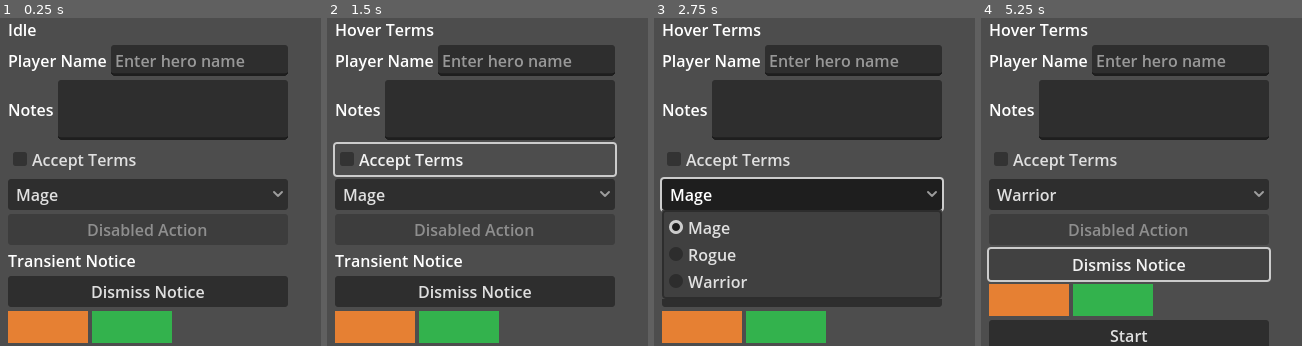
Above: before the commit, frames 1-4 (left to right).
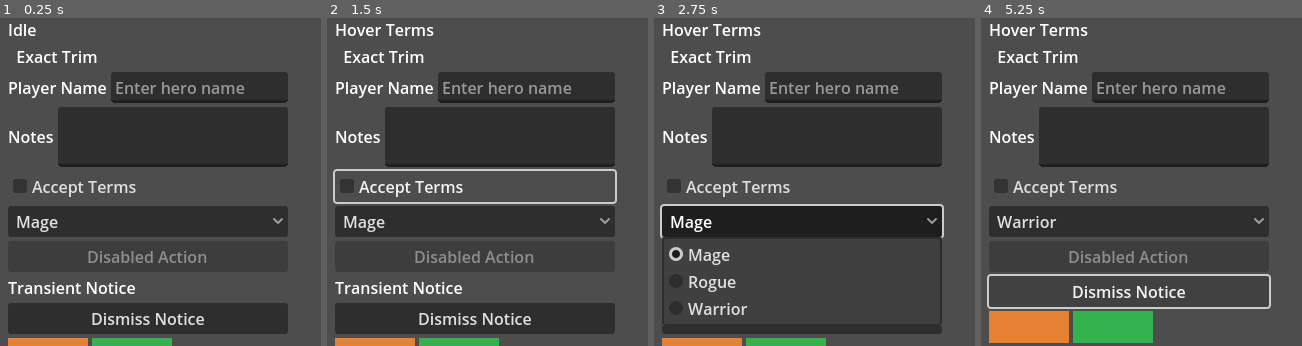
Above: after the commit, the same moments.

Repository: mewhhaha/godoteer
Game: Godot game, scene res://scenes/sample_app.tscn
The game is run twice, just before and just after one commit, with the same random seed, the same clock (stepped at 60 frames per second) and the same inputs.
Inputs:
- Up to frame 1 (0.25 s): no input
- Up to frame 2 (1.5 s): click "Accept Terms" at 0.5 s; click "Accept Terms" at 1.25 s
- Up to frame 3 (2.75 s): click "Mage" at 2 s
- Up to frame 4 (5.25 s): click "Dismiss Notice" at 2.75 s; click "Warrior" at 3.5 s; click "Warrior" at 4.25 s; click "Dismiss Notice" at 5 s

The runs differ from the first frame. In frame 1, 41% of the frame differs, in the area x 2-90%, y 8-100%; in frame 2, 42%, in the area x 1-91%, y 8-100%; in frame 3, 36%; in frame 4, 39%.

Commit message:
Unlock whitespace-exact queries and elite runner accounting
Co-authored-by: Codex <noreply@openai.com>

Diff:
--- a/sample_project/scenes/sample_app.tscn
+++ b/sample_project/scenes/sample_app.tscn
@@ -22,6 +22,10 @@
 layout_mode = 2
 text = "Idle"
 accessibility_description = "Current sample status"
+
+[node name="WhitespaceLabel" type="Label" parent="FormPanel"]
+layout_mode = 2
+text = "  Exact Trim\n"
 
 [node name="NameRow" type="HBoxContainer" parent="FormPanel"]
 layout_mode = 2
@@ -105,3 +109,9 @@
 text = "Start"
 accessibility_name = "Start"
 accessibility_description = "Starts sample flow"
+
+[node name="WhitespaceButton" type="Button" parent="FormPanel"]
+layout_mode = 2
+text = "Whitespace Action"
+accessibility_name = "  Space Name  "
+accessibility_description = "  Space Desc\n"
--- a/sample_project/tests/scene/smoke_test.gd
+++ b/sample_project/tests/scene/smoke_test.gd
@@ -45,6 +45,38 @@
 	screen.screen_reader_active()
 
 
+func test_exact_text_and_accessibility_preserve_edge_whitespace(driver: GodoteerDriver) -> void:
+	var screen := await driver.screen(SAMPLE_APP)
+	var form := screen.within(screen.get_by_node_name("FormPanel"))
+	drain_failures()
+	var whitespace_text := form.get_by_text("  Exact Trim\n")
+	var whitespace_button := form.get_by_role("button", {"name": "  Space Name  "})
+
+	await whitespace_text.to_have_text("  Exact Trim\n")
+	await whitespace_button.to_have_accessible_name("  Space Name  ")
+	await whitespace_button.to_have_accessible_description("  Space Desc\n")
+	screen.expect_accessible_name(whitespace_button, "  Space Name  ")
+	screen.expect_accessible_description(whitespace_button, "  Space Desc\n")
+
+	set_failures_quiet(true)
+	var trimmed_text := form.get_by_text("Exact Trim")
+	screen.expect_accessible_name(whitespace_button, "Space Name")
+	screen.expect_accessible_description(whitespace_button, "Space Desc")
+	set_failures_quiet(false)
+	var failures := drain_failures()
+
+	expect(trimmed_text == null, "Exact text query should fail for trimmed text")
+	expect(failures.size() == 3, "Trimmed exact text and accessibility checks should record three failures", failures)
+	expect(str(failures[0]).contains("get_by_text"), "Trimmed exact text failure should mention get_by_text", failures)
+	expect(str(failures[1]).contains("Accessible name mismatch"), "Trimmed exact name failure should mention accessible name mismatch", failures)
+	expect(str(failures[2]).contains("Accessible description mismatch"), "Trimmed exact description failure should mention accessible description mismatch", failures)
+
+	var fuzzy_text := form.get_by_text("Exact Trim", {"exact": false})
+	expect(fuzzy_text != null, "Non-exact text query should still match whitespace-padded text")
+	if fuzzy_text != null:
+		await fuzzy_text.to_have_text("  Exact Trim\n")
+
+
 func test_click_updates_visible_text_with_find(driver: GodoteerDriver) -> void:
 	var screen := await driver.screen(SAMPLE_APP)
 	var form := screen.within(screen.get_by_node_name("FormPanel"))
@@ -93,7 +125,7 @@
 	await status.to_have_text("Notes: Journal")
 	await notes_field.clear()
 	await notes_field.to_have_value("")
-	await status.to_have_text("Notes:")
+	await status.to_have_text("Notes: ")
 	await terms_toggle.click()
 	await terms_toggle.to_have_value(true)
 	await terms_toggle.check()
@@ -123,6 +155,7 @@
 
 func test_query_returns_null_for_zero_matches(driver: GodoteerDriver) -> void:
 	var screen := await driver.screen(SAMPLE_APP)
+	drain_failures()
 	var missing := screen.query_by_text("Nope")
 
 	expect(missing == null, "query_by_text should return null on zero matches")
@@ -131,6 +164,7 @@
 
 func test_get_records_failure_for_zero_matches(driver: GodoteerDriver) -> void:
 	var screen := await driver.screen(SAMPLE_APP)
+	drain_failures()
 	set_failures_quiet(true)
 	var missing := screen.get_by_text("Nope")
 	set_failures_quiet(false)
Not shown, changed: sample_project/addons/godoteer/runner.gd
Not shown, changed: sample_project/addons/godoteer/screen.gd
Not shown, changed: README.md
Not shown, changed: docs/references/api-surface.md
Not shown, changed: docs/references/caveats.md
